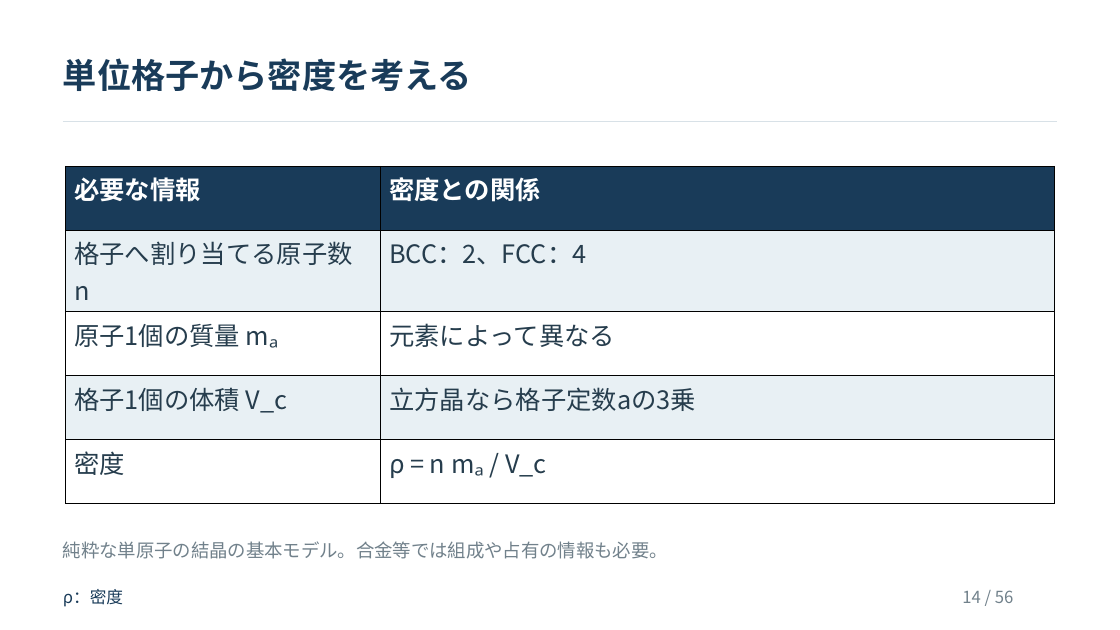
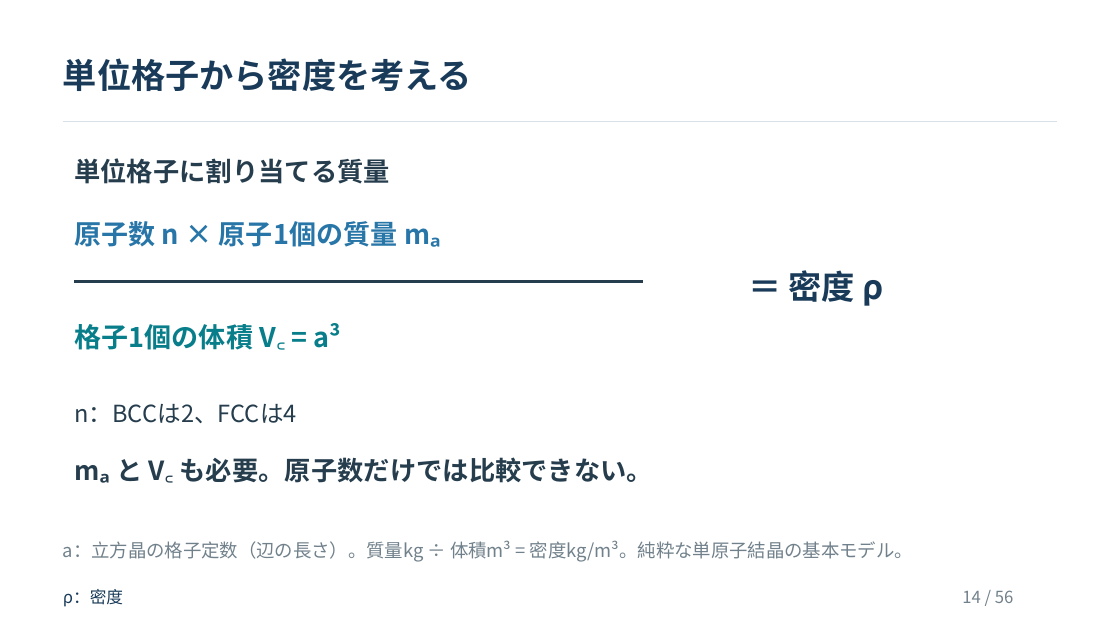
Before and after one commit to zooc-14calbp/industrial-materials-course, a slide deck: slide 14 of 学生用/第05回/05_授業スライド.pptx. Drawn at 1120x630 pixels with LibreOffice and Linux fonts; fonts in the diff are those of the drawing. Boxes give left, top, right and bottom in pixels: in the first picture for what was removed or moved away, otherwise in the second. Text is boxed around its words. In the diff, an @@ line names an element or a change of style, - is before the commit and + after.

```diff
--- a/学生用/第05回/05_授業スライド.pptx
+++ b/学生用/第05回/05_授業スライド.pptx
@@ table removed at (66,166,1054,486), 5 rows, 2 columns @@
-必要な情報 | 密度との関係
-格子へ割り当てる原子数 n | BCC：2、FCC：4
-原子1個の質量 mₐ | 元素によって異なる
-格子1個の体積 V_c | 立方晶なら格子定数aの3乗
-密度 | ρ = n mₐ / V_c
@@ text added at (74,158,390,184), 22.5 pt, text #263D4D, bold @@
+単位格子に割り当てる質量
@@ text added at (74,221,441,247), 23.2 pt, text #2876A8, bold @@
+原子数 n × 原子1個の質量 mₐ
@@ freeform shape added at (75,281,644,282), outline #263D4D 2.25 pt @@
@@ text added at (789,270,884,306), 28.5 pt, text #193B59, bold @@
+＝ 密度 ρ
@@ text added at (74,323,341,350), 23.2 pt, text #087E8B, bold @@
+格子1個の体積 V꜀ = a³
@@ text added at (74,404,296,423), 20.2 pt, text #263D4D @@
+n：BCCは2、FCCは4
@@ text added at (116,457,653,483), 22.5 pt, text #263D4D, bold @@
+mₐ と V꜀ も必要。原子数だけでは比較できない。
@@ text at (63,540,913,562): text changed @@
-純粋な単原子の結晶の基本モデル。合金等では組成や占有の情報も必要。
+a：立方晶の格子定数（辺の長さ）。質量kg ÷ 体積m³ = 密度kg/m³。純粋な単原子結晶の基本モデル。
```
Also in this commit, not shown: 5 other slides changed, 1 slide added, 1 slide removed, 8 other files.
